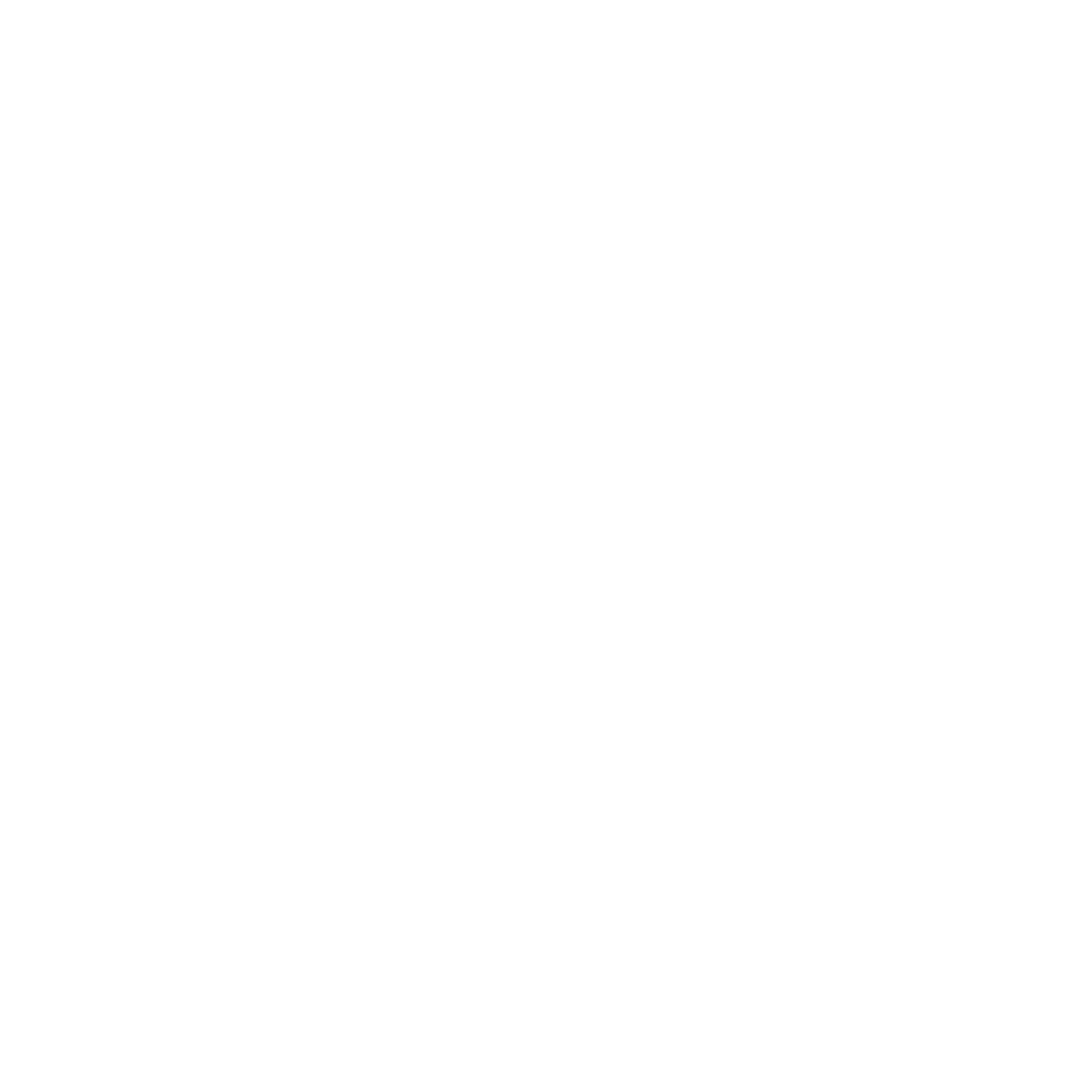
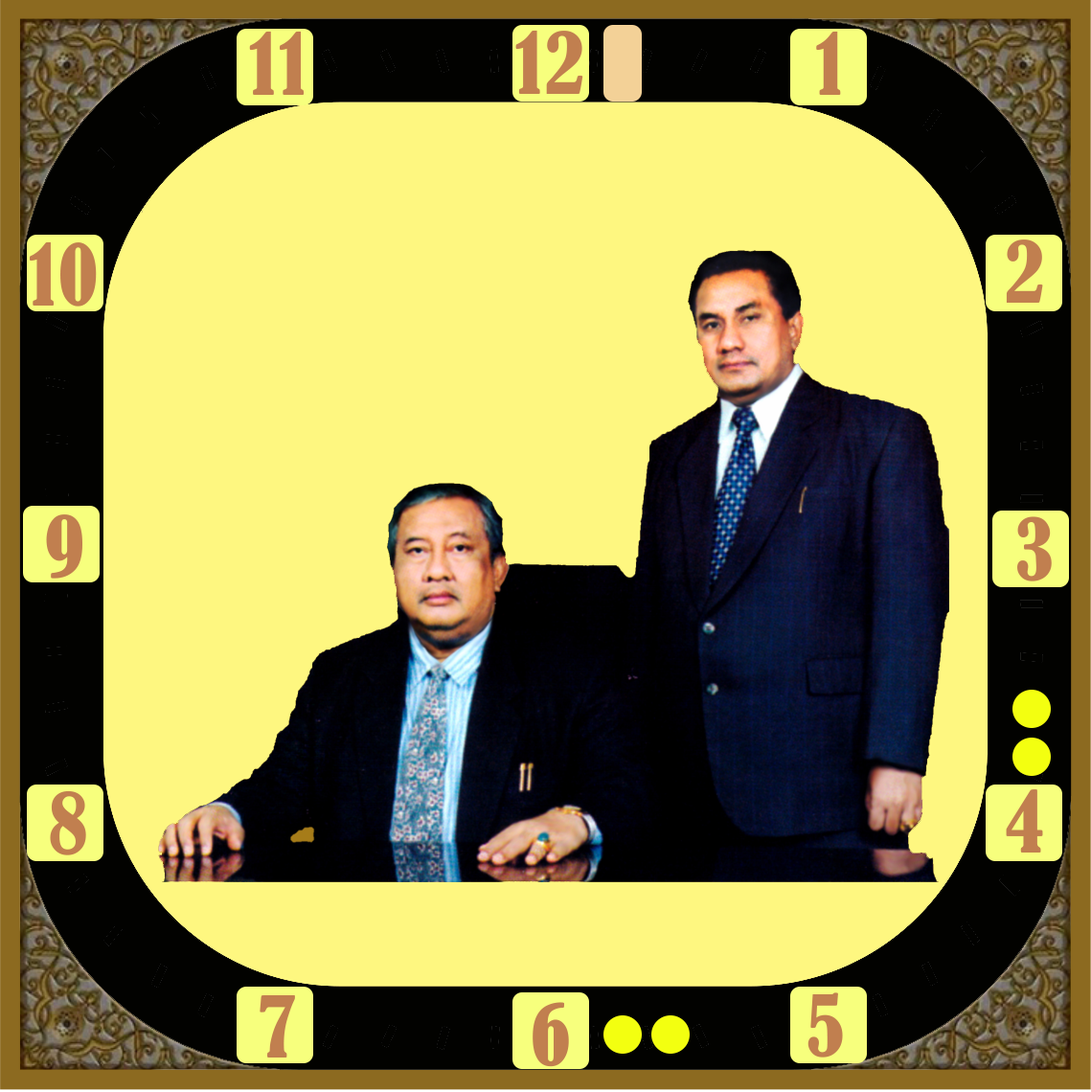
Comparing the layer stacks of the two 1091 × 1092 images. Changes:
showed "2", painted on it over (x1=1005, y1=239, x2=1044, y2=303)
showed "4", painted on it over (x1=1005, y1=789, x2=1044, y2=853)
showed "6", painted on it over (x1=532, y1=1001, x2=569, y2=1068)
showed "8", painted on it over (x1=49, y1=790, x2=87, y2=856)
showed "10", painted on it over (x1=29, y1=241, x2=97, y2=307)
painted on "11" over (x1=249, y1=30, x2=305, y2=95)
showed "12", painted on it over (x1=515, y1=29, x2=584, y2=94)
showed group "detik" (48 layers) over (x1=45, y1=45, x2=1051, y2=1054)
showed group "menit jam" (12 layers) over (x1=22, y1=24, x2=1069, y2=1069)
painted on "mj6" over (x1=512, y1=992, x2=590, y2=1069)
painted on "mj7" over (x1=236, y1=986, x2=314, y2=1064)
painted on "mj5" over (x1=790, y1=986, x2=867, y2=1064)
painted on "mj12" over (x1=512, y1=24, x2=590, y2=102)
painted on "mj11" over (x1=236, y1=28, x2=314, y2=106)
painted on "mj1" over (x1=790, y1=28, x2=867, y2=106)
painted on "mj8" over (x1=26, y1=784, x2=104, y2=862)
painted on "mj9" (1st of 2, in "menit jam") over (x1=22, y1=505, x2=100, y2=583)
painted on "mj10" over (x1=26, y1=234, x2=104, y2=312)
painted on "mj4" over (x1=985, y1=784, x2=1063, y2=862)
painted on "mj3" over (x1=992, y1=510, x2=1069, y2=588)
painted on "mj2" over (x1=985, y1=234, x2=1063, y2=312)
showed group "menit biasa" (48 layers) over (x1=24, y1=24, x2=1069, y2=1068)
painted on "m1" over (x1=603, y1=24, x2=642, y2=102)
showed "Layer 2" over (x1=0, y1=0, x2=1091, y2=1091)
…and 9 more changes (9 painted, 5 visibility)
